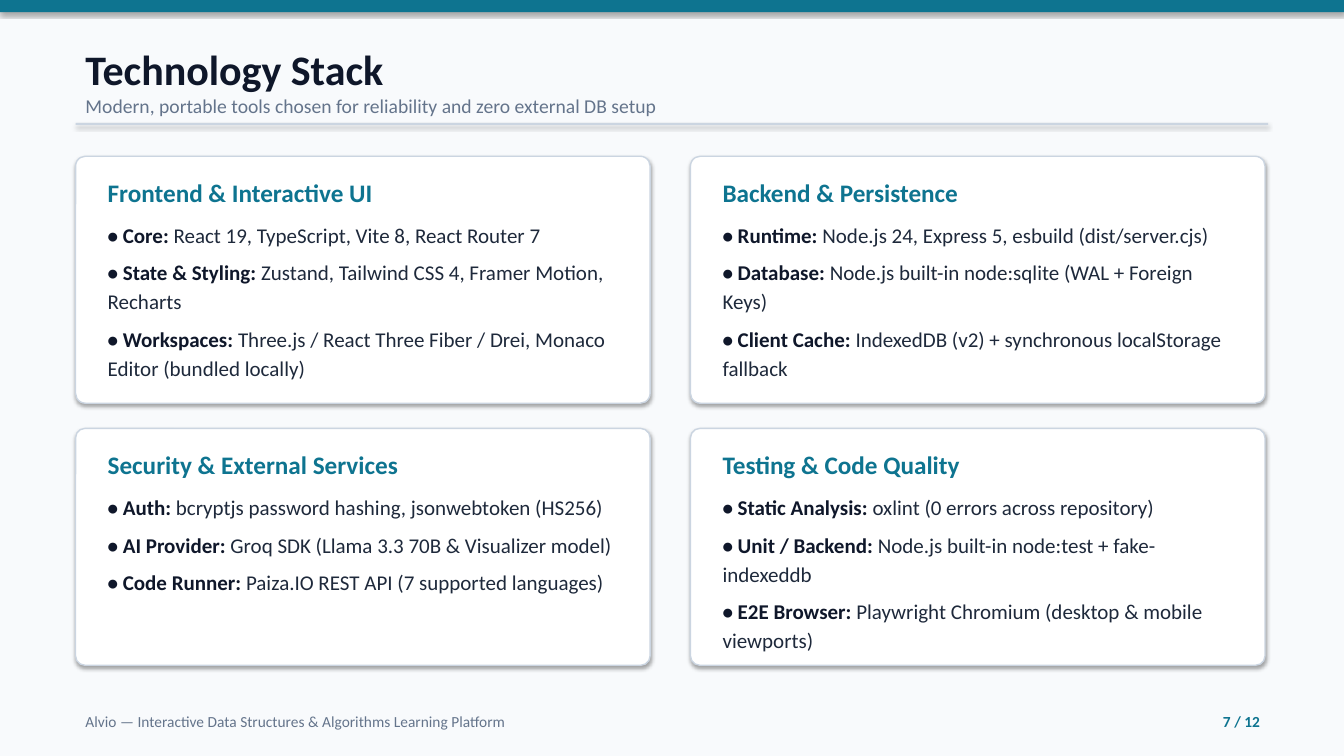
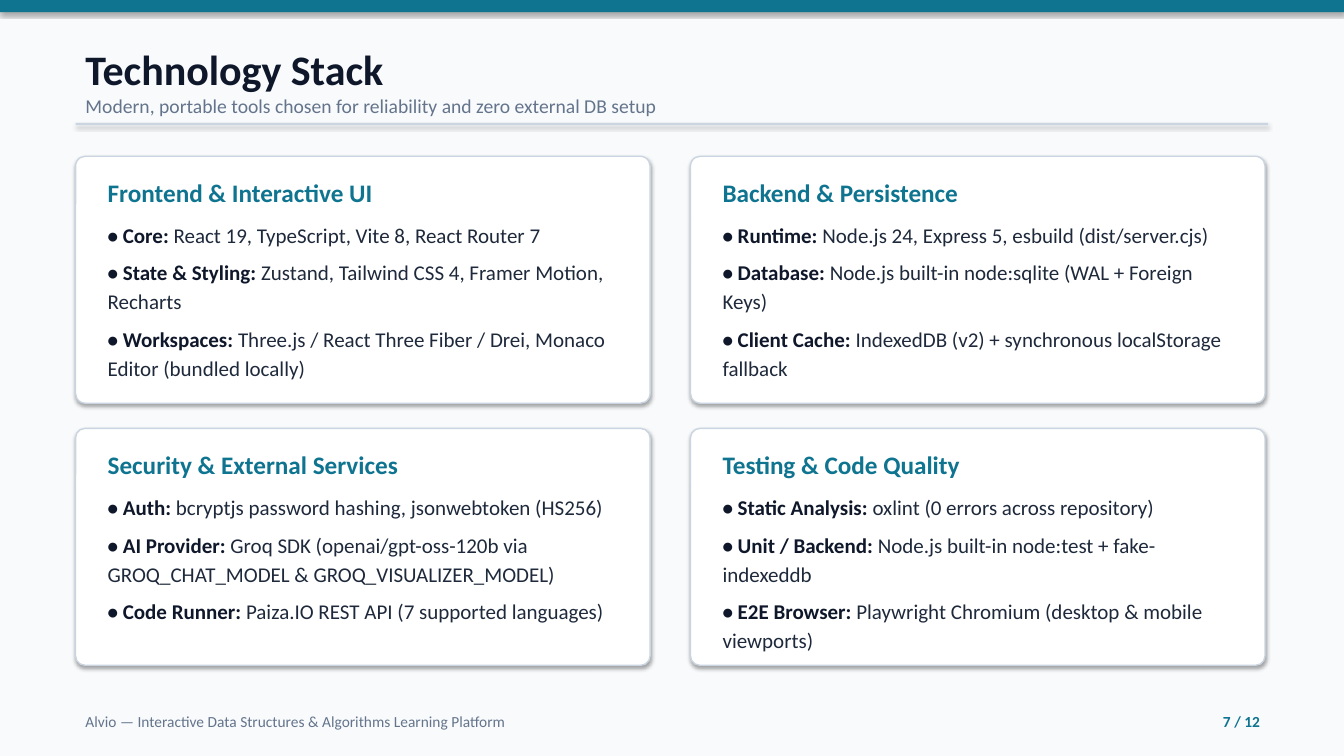
Before and after one commit to Abhiram-C-Divakaran/Alvio, a slide deck: slide 7 of docs/alvio-final-presentation.pptx. Drawn at 1344x756 pixels with LibreOffice and Linux fonts; fonts in the diff are those of the drawing. Boxes give left, top, right and bottom in pixels: in the first picture for what was removed or moved away, otherwise in the second. Text is boxed around its words. In the diff, an @@ line names an element or a change of style, - is before the commit and + after.

Commit message:
Fix AI Visualizer error handling, 404 route fallback, search guard, coding AI error message, and sync docs

```diff
--- a/docs/alvio-final-presentation.pptx
+++ b/docs/alvio-final-presentation.pptx
@@ text at <box>108,538,555,585</box>: text changed @@
-• AI Provider: Groq SDK (Llama 3.3 70B & Visualizer model)
+• AI Provider: Groq SDK (openai/gpt-oss-120b via GROQ_CHAT_MODEL & GROQ_VISUALIZER_MODEL)
```
Also in this commit, not shown: 12 other files.
